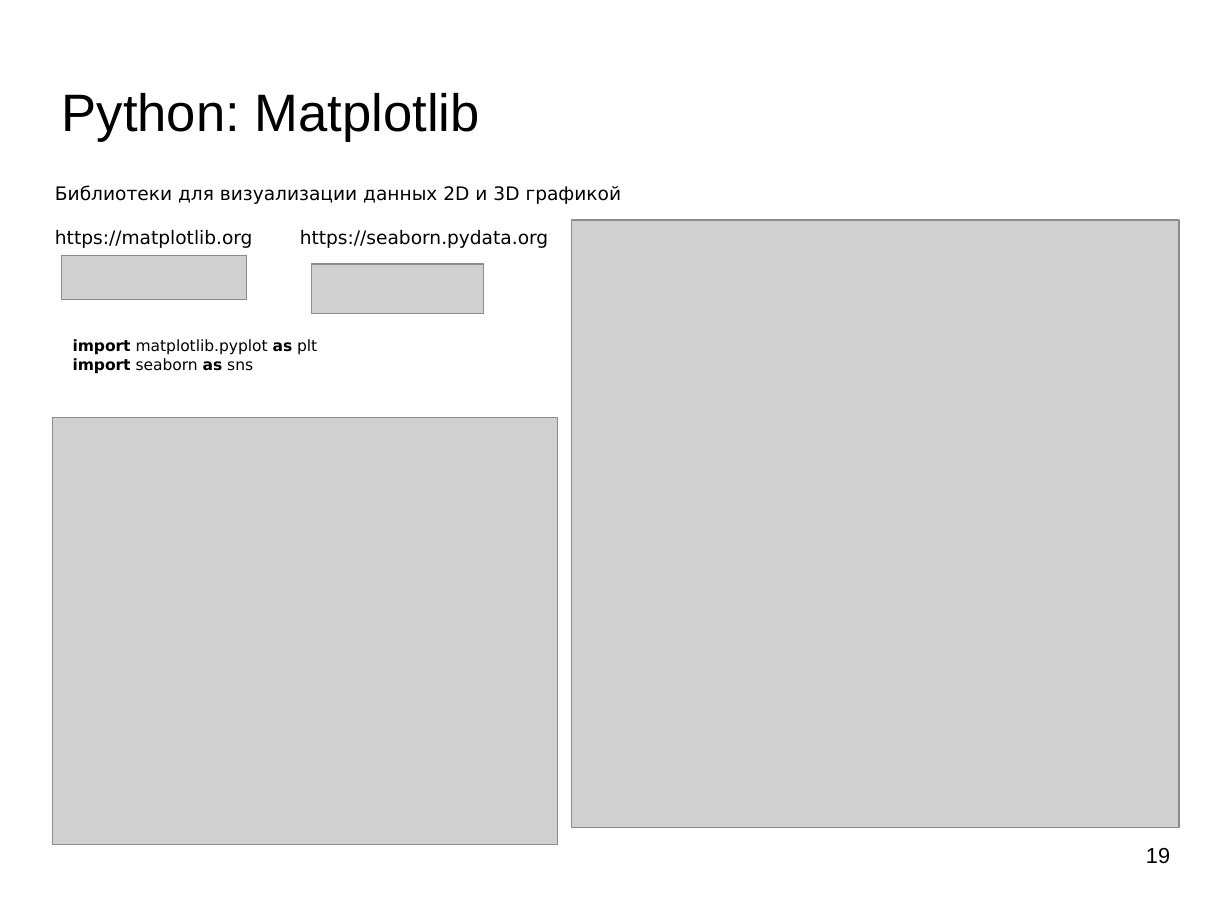
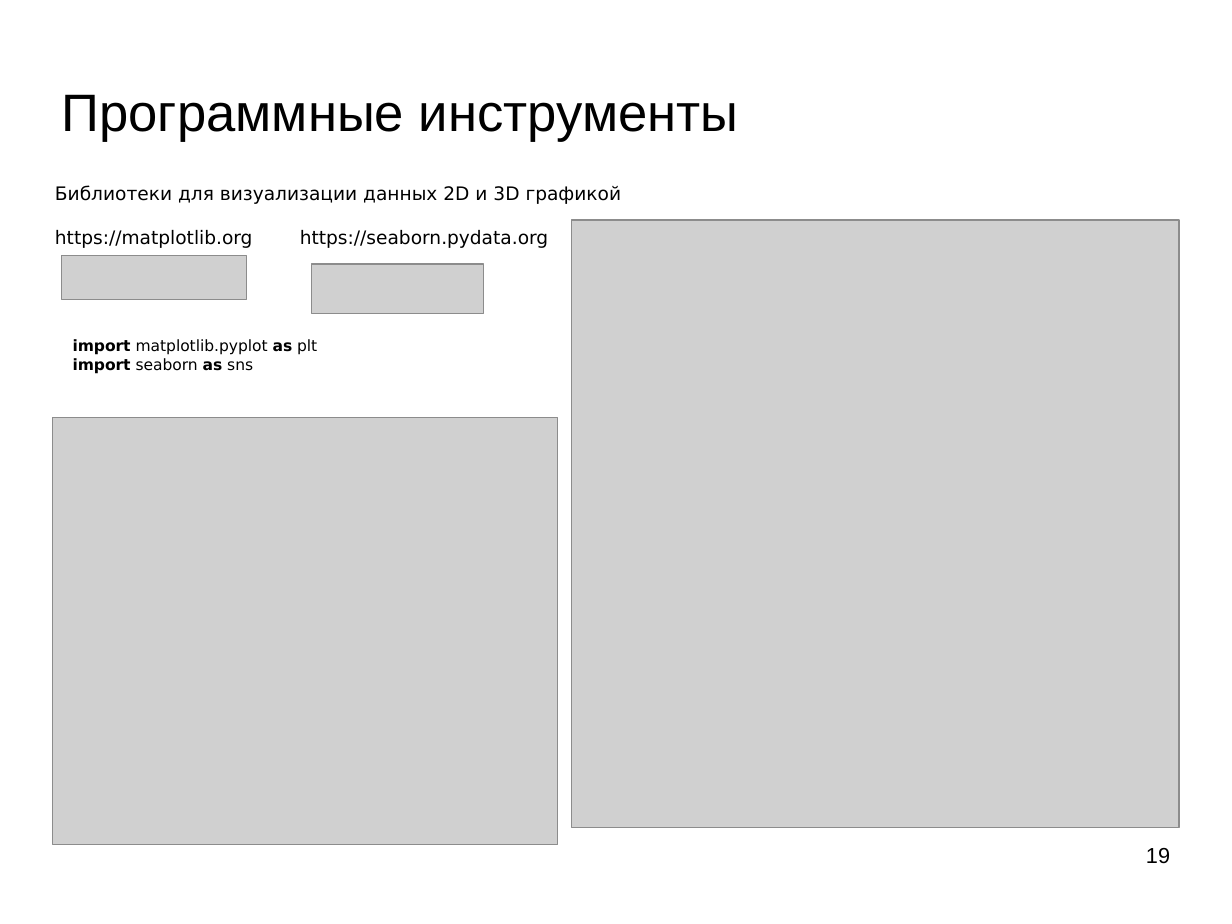
Before and after one commit to mechanoid5/ml_lectorium_2026_I, a slide deck: slide 19 of 04-eda.odp. Drawn at 1232x924 pixels with LibreOffice and Linux fonts; fonts in the diff are those of the drawing; grey boxes stand for pictures; background and template pictures are left out. Boxes give left, top, right and bottom in pixels: in the first picture for what was removed or moved away, otherwise in the second. Text is boxed around its words. In the diff, an @@ line names an element or a change of style, - is before the commit and + after.

```diff
--- a/04-eda.odp
+++ b/04-eda.odp
@@ title at (62,94,739,141): text changed @@
-Python: Matplotlib
+Программные инструменты
```
Also in this commit, not shown: 13 other slides changed, 2 other files.
